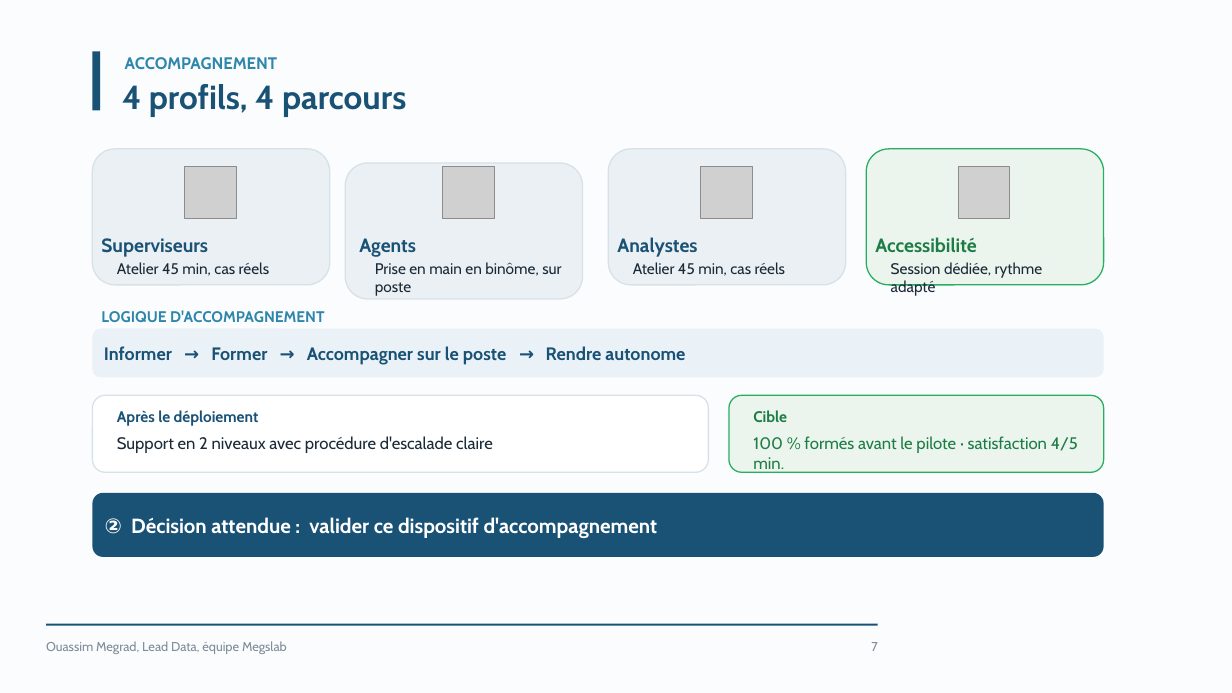
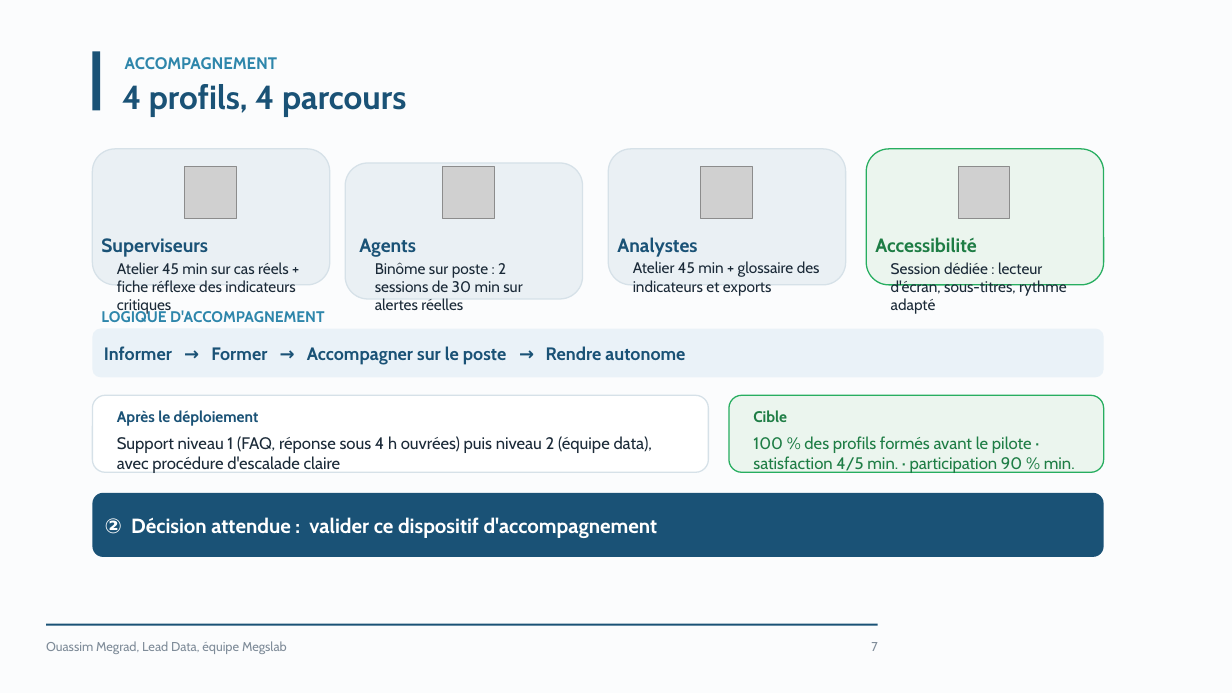
Before and after one commit to ouassim16wass/bloc_e4, a slide deck: slide 7 of livrables/support_reporting_direction.pptx. Drawn at 1232x693 pixels with LibreOffice and Linux fonts; fonts in the diff are those of the drawing; grey boxes stand for pictures. Boxes give left, top, right and bottom in pixels: in the first picture for what was removed or moved away, otherwise in the second. Text is boxed around its words. In the diff, an @@ line names an element or a change of style, - is before the commit and + after.

```diff
--- a/livrables/support_reporting_direction.pptx
+++ b/livrables/support_reporting_direction.pptx
@@ text at box(117, 262, 295, 315): text changed @@
-Atelier 45 min, cas réels
+Atelier 45 min sur cas réels + fiche réflexe des indicateurs critiques
@@ text at box(375, 262, 522, 310): text changed @@
-Prise en main en binôme, sur poste
+Binôme sur poste : 2 sessions de 30 min sur alertes réelles
@@ text at box(633, 261, 820, 296): text changed @@
-Atelier 45 min, cas réels
+Atelier 45 min + glossaire des indicateurs et exports
@@ text at box(891, 262, 1067, 314): text changed @@
-Session dédiée, rythme adapté
+Session dédiée : lecteur d'écran, sous-titres, rythme adapté
@@ text at box(117, 436, 652, 473): text changed @@
-Support en 2 niveaux avec procédure d'escalade claire
+Support niveau 1 (FAQ, réponse sous 4 h ouvrées) puis niveau 2 (équipe data), avec procédure d'escalade claire
@@ text at box(753, 436, 1075, 473): text changed @@
-100 % formés avant le pilote · satisfaction 4/5 min.
+100 % des profils formés avant le pilote · satisfaction 4/5 min. · participation 90 % min.
```
Also in this commit, not shown: 7 other slides changed, 1 slide added, 1 other file.
